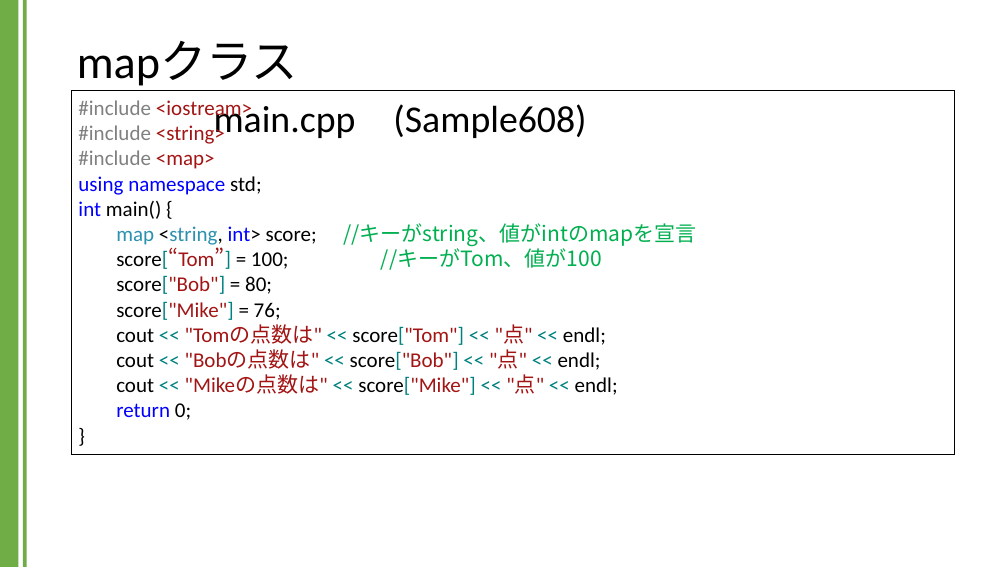
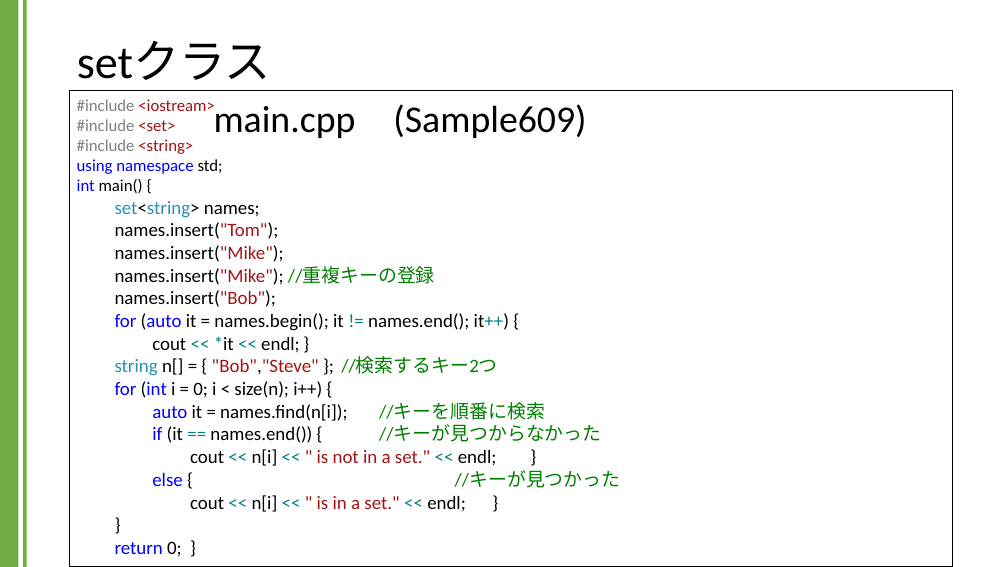
Before and after one commit to kic-murata/cpp2024, a slide deck: slide 4 of 授業資料/講義資料：Setクラス.pptx. Drawn at 1008x567 pixels with LibreOffice and Linux fonts; fonts in the diff are those of the drawing. Boxes give left, top, right and bottom in pixels: in the first picture for what was removed or moved away, otherwise in the second. Text is boxed around its words. In the diff, an @@ line names an element or a change of style, - is before the commit and + after.

```diff
--- a/授業資料/講義資料：Setクラス.pptx
+++ b/授業資料/講義資料：Setクラス.pptx
@@ title at [77,41,271,80]: text changed @@
-mapクラス
+setクラス
@@ rectangle "#include <iostream>": place and size @@
-rectangle "#include <iostream>" at [71,91,955,454]
+rectangle "#include <iostream>" at [70,91,954,566]
@@ text in rectangle at [77,119,175,131]: paragraph added @@
+#include <set>
@@ text in rectangle at [77,99,223,193]: size 20 to 16 pt in "#include <iostream>", "#include <string>", "using namespace std;", "int main() {"; size 20 to 18 pt in "}" @@
@@ text at [214,104,586,138]: text changed @@
-main.cpp (Sample608)
+main.cpp (Sample609)
@@ text in rectangle at [78,150,215,169]: paragraph removed @@
-#include <map>
@@ text in rectangle at [115,201,621,512]: text changed; size 20 to 18 pt @@
-map <string, int> score; //キーがstring、値がintのmapを宣言
-score[“Tom”] = 100; //キーがTom、値が100
-score["Bob"] = 80;
-score["Mike"] = 76;
-cout << "Tomの点数は" << score["Tom"] << "点" << endl;
-cout << "Bobの点数は" << score["Bob"] << "点" << endl;
-cout << "Mikeの点数は" << score["Mike"] << "点" << endl;
-return 0;
+set<string> names;
+names.insert("Tom");
+names.insert("Mike");
+names.insert("Mike"); //重複キーの登録
+names.insert("Bob");
+for (auto it = names.begin(); it != names.end(); it++) {
+cout << *it << endl; }
+string n[] = { "Bob","Steve" }; //検索するキー2つ
+for (int i = 0; i < size(n); i++) {
+auto it = names.find(n[i]); //キーを順番に検索
+if (it == names.end()) { //キーが見つからなかった
+cout << n[i] << " is not in a set." << endl; }
+else { //キーが見つかった
+cout << n[i] << " is in a set." << endl; }
@@ text in rectangle at [115,541,182,557]: paragraph added @@
+return 0; }
```
Also in this commit, not shown: 6 other slides changed, 3 slides added, 3 slides removed, 1 other file.
